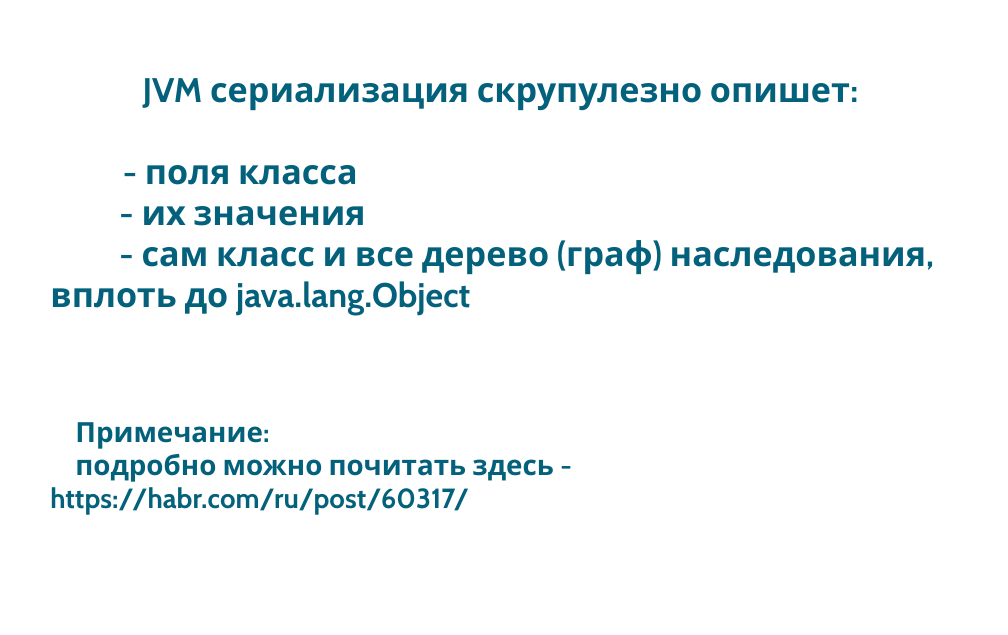
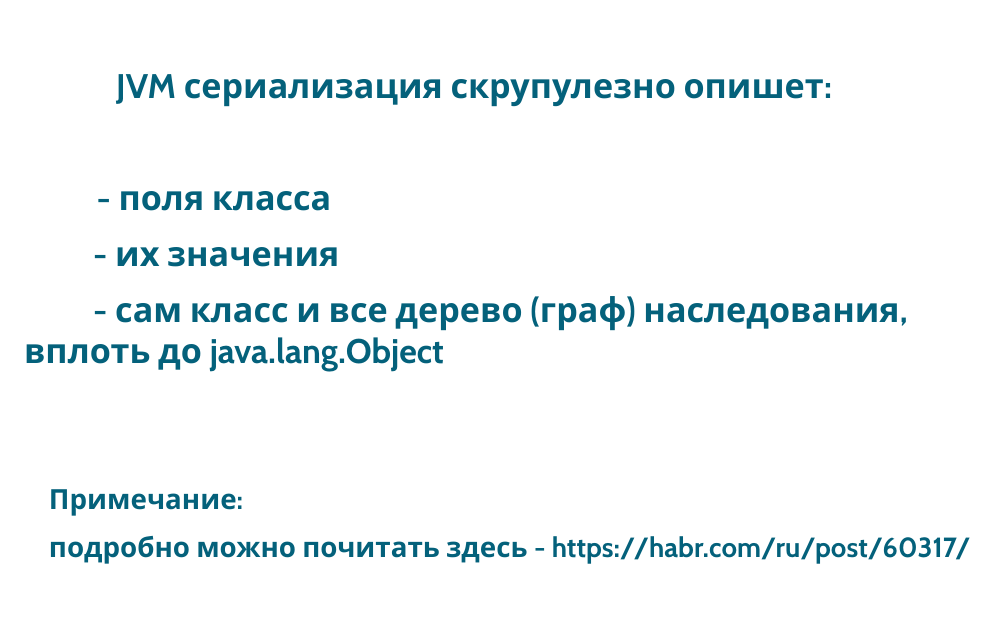
Before and after one commit to pixie1977/JavaSchoolSerialization, a slide deck: slide 24 of JavaSchoolSerialization.odp. Drawn at 1008x635 pixels with LibreOffice and Linux fonts; fonts in the diff are those of the drawing; background and template pictures are left out. Boxes give left, top, right and bottom in pixels: in the first picture for what was removed or moved away, otherwise in the second. Text is boxed around its words. In the diff, an @@ line names an element or a change of style, - is before the commit and + after.

```diff
--- a/JavaSchoolSerialization.odp
+++ b/JavaSchoolSerialization.odp
@@ subtitle "JVM сериализация скрупулезно опишет:" moved from (x1=50, y1=78, x2=926, y2=515) to (x1=24, y1=74, x2=971, y2=564) @@
@@ subtitle "JVM сериализация скрупулезно опишет:" at (x1=24, y1=74, x2=971, y2=564): more space between paragraphs @@
```
Also in this commit, not shown: 52 other slides changed, 1 other file.
